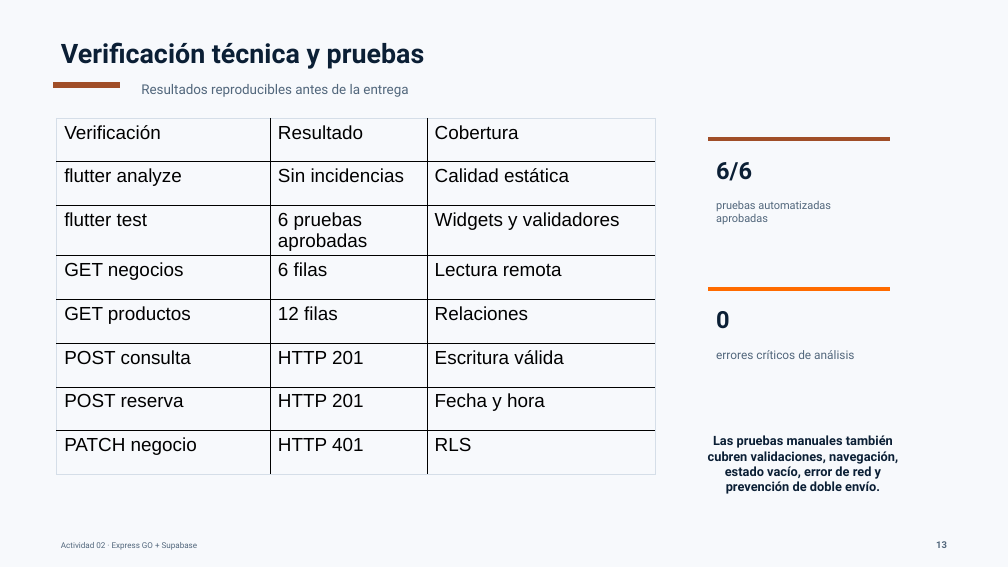
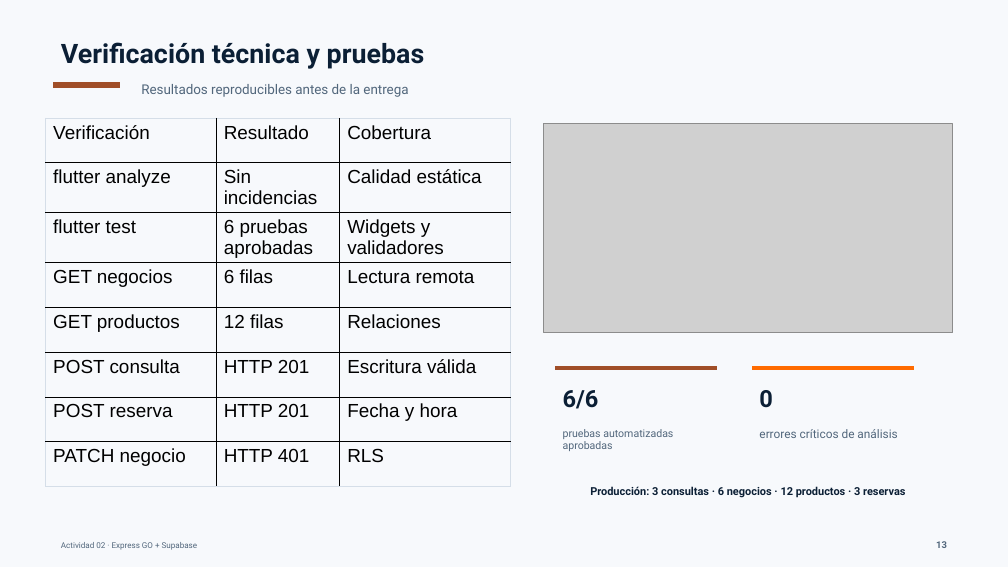
Before and after one commit to ROXIAN120/Aplicaciones-moviles-1, a slide deck: slide 13 of entrega_actividad_02/Presentacion_Actividad_02_Express_GO_Supabase.pptx. Drawn at 1008x567 pixels with LibreOffice and Linux fonts; fonts in the diff are those of the drawing; grey boxes stand for pictures. Boxes give left, top, right and bottom in pixels: in the first picture for what was removed or moved away, otherwise in the second. Text is boxed around its words. In the diff, an @@ line names an element or a change of style, - is before the commit and + after.

```diff
--- a/entrega_actividad_02/Presentacion_Actividad_02_Express_GO_Supabase.pptx
+++ b/entrega_actividad_02/Presentacion_Actividad_02_Express_GO_Supabase.pptx
@@ table: place and size @@
-table at box(57, 118, 656, 469)
+table at box(45, 118, 510, 476)
@@ picture added at box(544, 124, 954, 333) @@
@@ text "6/6": place and size @@
-text "6/6" at box(716, 162, 752, 181)
+text "6/6" at box(563, 390, 599, 409)
@@ rectangle: place and size @@
-rectangle at box(709, 138, 891, 141)
+rectangle at box(555, 366, 717, 369)
@@ text "0": place and size @@
-text "0" at box(716, 311, 730, 329)
+text "0" at box(759, 390, 773, 408)
@@ rectangle: place and size @@
-rectangle at box(709, 287, 891, 290)
+rectangle at box(752, 366, 914, 369)
@@ text "pruebas automatizadas aprobadas": place and size @@
-text "pruebas automatizadas aprobadas" at box(716, 201, 831, 224)
+text "pruebas automatizadas aprobadas" at box(563, 429, 673, 451)
@@ text "pruebas automatizadas aprobadas" at box(563, 429, 673, 451): size 10.4 to 10.1 pt @@
@@ text removed at box(708, 435, 898, 494) @@
-Las pruebas manuales también cubren validaciones, navegación, estado vacío, error de red y prevención de doble envío.
@@ text "errores críticos de análisis": place and size @@
-text "errores críticos de análisis" at box(716, 350, 854, 359)
+text "errores críticos de análisis" at box(759, 429, 897, 438)
@@ text added at box(590, 486, 905, 498), 10.5 pt, text #0B1F35, bold @@
+Producción: 3 consultas · 6 negocios · 12 productos · 3 reservas
```
Also in this commit, not shown: 2 other slides changed, 5 other files.
